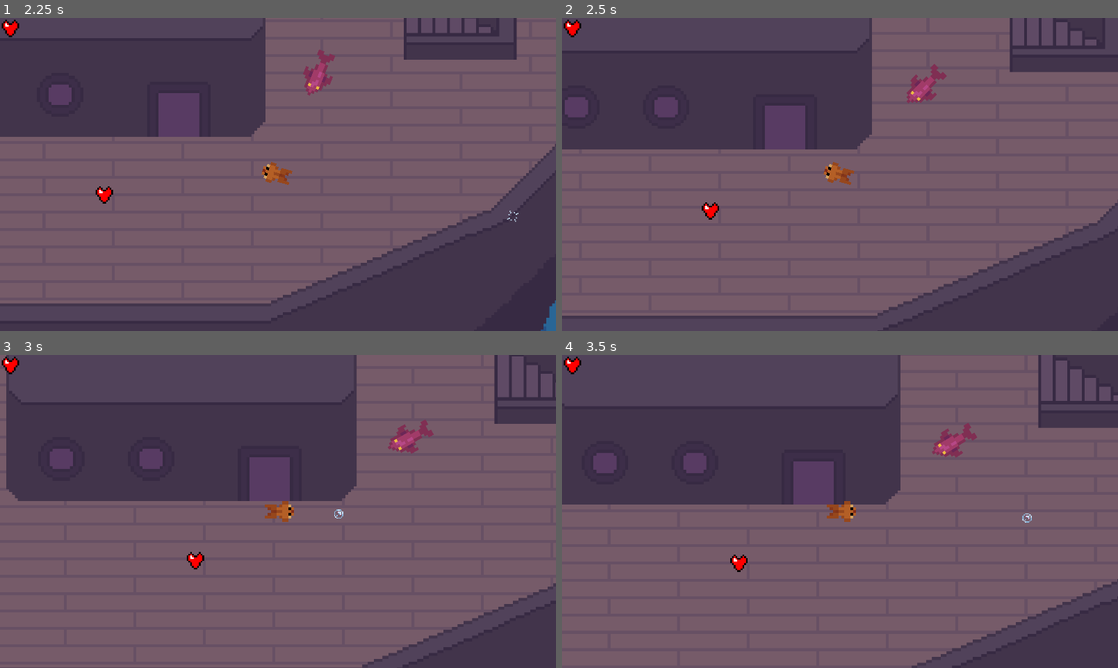
Above: before the commit, frames 1-4 (two rows, left to right).
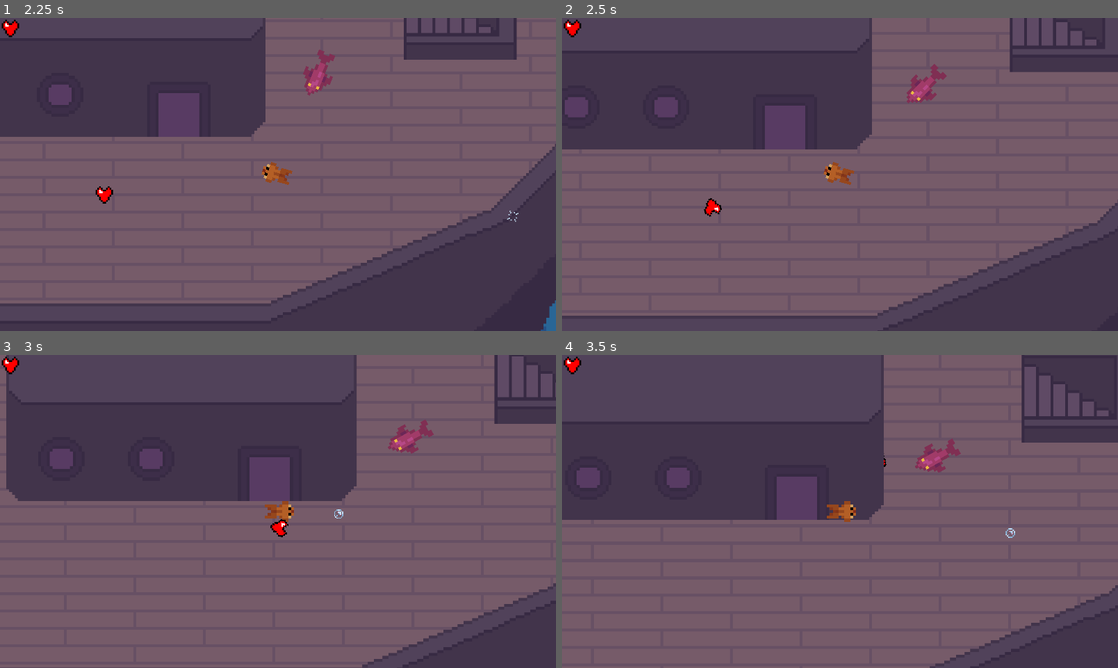
Above: after the commit, the same moments.

Repository: canaryincoalmine/Fish-Society-and-its-Bubbles
Game: Godot game, scene res://Code/Screens/Level 1.tscn
The game is run twice, just before and just after one commit, with the same random seed, the same clock (stepped at 60 frames per second) and the same inputs. This scene is started directly instead of the project's main scene.
Inputs (mouse positions are in pixels of both pictures, inside the frame that each line leads up to):
- Up to frame 1 (2.25 s): move the mouse to (250, 237) at 0.52 s; tap Space (dash) at 0.6, 2.1 s; move the mouse to (444, 221) at 1.27 s; click (444, 221) at 1.35 s; move the mouse to (111, 127) at 2.02 s
- Up to frame 2 (2.5 s): no input
- Up to frame 3 (3 s): move the mouse to (305, 511) at 2.77 s; click (305, 511) at 2.85 s
- Up to frame 4 (3.5 s): no input

Frame 1 is identical in both runs. In frame 2, 0.1% of the frame differs, in the area x 25-29%, y 57-65%; in frame 3, 0.2%; in frame 4, 9.5%, in the area x 0-100%, y 0-100%.

Commit message:
heart tracking

Diff:
--- /dev/null
+++ b/Code/Global.gd
@@ -0,0 +1,12 @@
+extends Node
+
+var player
+
+# Called when the node enters the scene tree for the first time.
+func _ready():
+	pass # Replace with function body.
+
+
+# Called every frame. 'delta' is the elapsed time since the previous frame.
+func _process(delta):
+	pass
--- a/Code/Pickups/heart.gd
+++ b/Code/Pickups/heart.gd
@@ -1,4 +1,6 @@
-extends Node2D
+extends CharacterBody2D
+
+var SPEED = 30
 
 
 # Called when the node enters the scene tree for the first time.
@@ -8,4 +10,9 @@
 
 # Called every frame. 'delta' is the elapsed time since the previous frame.
 func _process(delta):
-	pass
+	if (Global.player != null and position.distance_to(Global.player.position) <= 500):
+		var acceleration = Vector2(0,0)
+		rotation = Global.player.position.angle_to_point(position)
+		acceleration = -Vector2(SPEED,0).rotated(rotation)
+		velocity += acceleration
+		position += velocity * delta
--- a/Code/Pickups/heart.tscn
+++ b/Code/Pickups/heart.tscn
@@ -39,7 +39,10 @@
 "speed": 10.0
 }]
 
-[node name="Heart" type="Node2D"]
+[sub_resource type="CircleShape2D" id="CircleShape2D_qbvts"]
+radius = 29.0
+
+[node name="Heart" type="CharacterBody2D"]
 script = ExtResource("1_jiwn3")
 
 [node name="HeartAnimation" type="AnimatedSprite2D" parent="."]
@@ -47,3 +50,6 @@
 sprite_frames = SubResource("SpriteFrames_scdk5")
 frame = 1
 frame_progress = 0.678421
+
+[node name="CollisionShape2D" type="CollisionShape2D" parent="."]
+shape = SubResource("CircleShape2D_qbvts")
--- a/Code/Player/Player.tscn
+++ b/Code/Player/Player.tscn
@@ -148,6 +148,7 @@
 
 [node name="DashTimer" type="Timer" parent="."]
 
+[connection signal="ready" from="." to="." method="_on_ready"]
 [connection signal="timeout" from="ShootTimer" to="." method="_on_timer_timeout"]
 [connection signal="timeout" from="WalkSoundTimer" to="." method="_on_walk_sound_timer_timeout"]
 [connection signal="timeout" from="DashTimer" to="." method="_on_dash_timer_timeout"]
--- a/Code/Player/player.gd
+++ b/Code/Player/player.gd
@@ -65,3 +65,7 @@
 
 func _on_dash_timer_timeout():
 	dash_available = true
+
+
+func _on_ready():
+	Global.player = self
--- a/project.godot
+++ b/project.godot
@@ -14,6 +14,10 @@
 run/main_scene="res://Code/Screens/Main.tscn"
 config/features=PackedStringArray("4.3", "Forward Plus")
 config/icon="res://icon.svg"
+
+[autoload]
+
+Global="*res://Code/Global.gd"
 
 [display]
 
Not shown: 1 places in Code/Pickups/heart.tscn that only renumber resources
